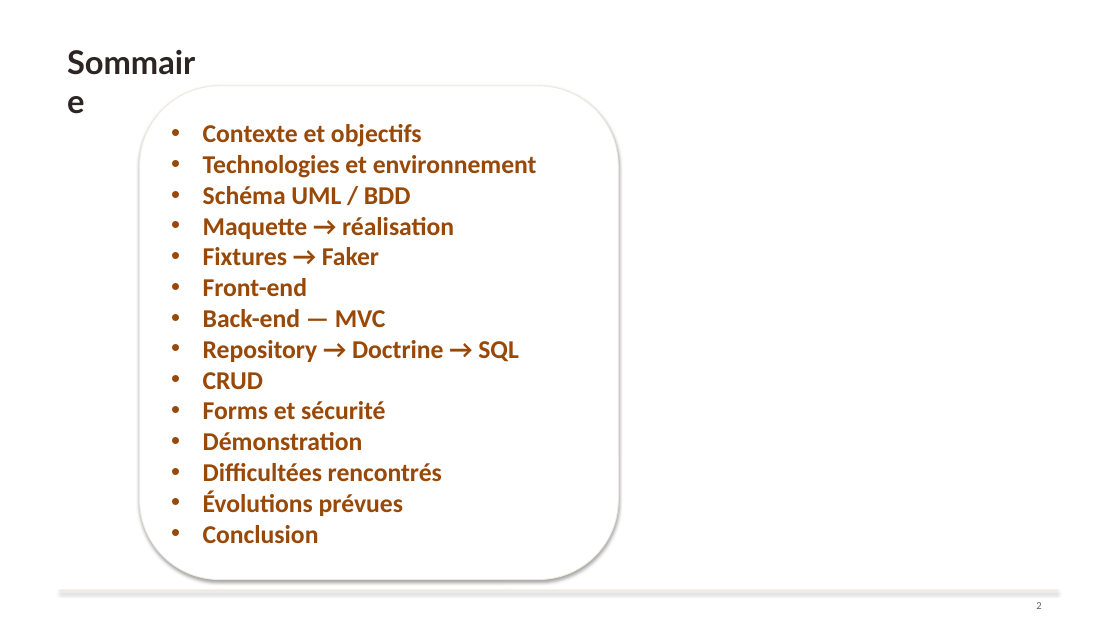
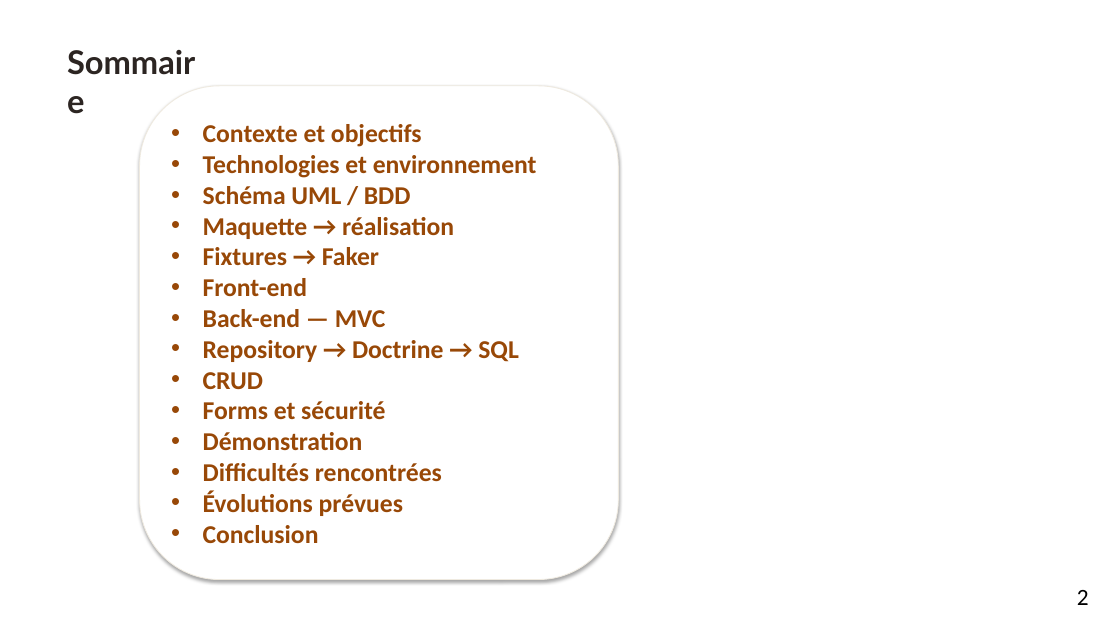
Before and after one commit to aureopires/projet_broderie, a slide deck: slide 2 of assets/docs/Presentation_projet_Symfony_Aureo_Ruffier.pptx. Drawn at 1120x630 pixels with LibreOffice and Linux fonts; fonts in the diff are those of the drawing; background and template pictures are left out. Boxes give left, top, right and bottom in pixels: in the first picture for what was removed or moved away, otherwise in the second. Text is boxed around its words. In the diff, an @@ line names an element or a change of style, - is before the commit and + after.

```diff
--- a/assets/docs/Presentation_projet_Symfony_Aureo_Ruffier.pptx
+++ b/assets/docs/Presentation_projet_Symfony_Aureo_Ruffier.pptx
@@ text in rounded rectangle at <box>203,463,442,482</box>: text changed @@
-• Difficultées rencontrés
+• Difficultés rencontrées
@@ rectangle removed at <box>59,590,1059,592</box> @@
@@ page number: place and size @@
-page number at <box>1036,602,1041,609</box>
+page number at <box>1077,590,1089,605</box>
@@ page number at <box>1077,590,1089,605</box>: size 9 to 20 pt, text colour #69625E to #000000; vertical alignment top to middle @@
```
Also in this commit, not shown: 18 other slides changed, 3 slides added, 36 other files.
